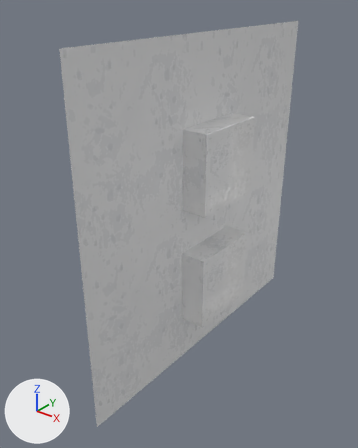
One commit to the FBX model Assets/01.Scene/Jiwoon/Meshes/City/TileAPunchTop_SM.fbx: the scene before it, then after it.
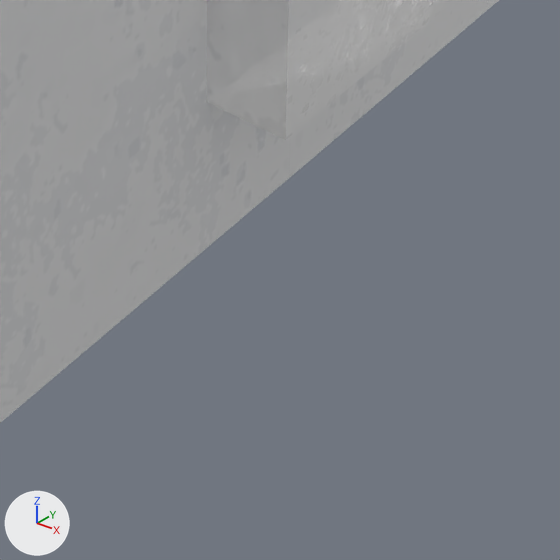
Each version is shown whole from a camera (50 mm lens) standing at (7.97, 106.35, 13.43) and looking at (3.6, 111.81, 10.04), then close up on the part from 36% to 76% of the width and 65% to 97% of the height. Every picture has the same lights, and +X, +Y and +Z are marked at lower left. The last two pictures show the newer version. Where no turn or scale is listed for an object, it has been applied to the vertices.

The scene before the commit, as lines of its bpy script (objects in view):
```python
me_cube_380 = bpy.data.meshes.new('Cube.380')
me_cube_380.from_pydata(...)  # 36 vertices, 26 faces; spans x 0.0..0.41, y 0.0..5.2, z 0.0..5.2
me_cube_380.materials.append(mat_j_ob_001)
ob_tileapunchtop_sm = bpy.data.objects.new('TileAPunchTop_SM', me_cube_380)
ob_tileapunchtop_sm.location = (3.796, 109.664, 7.647)
```
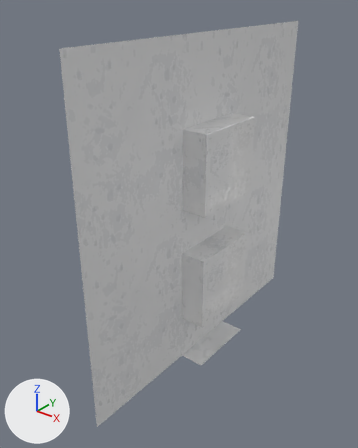
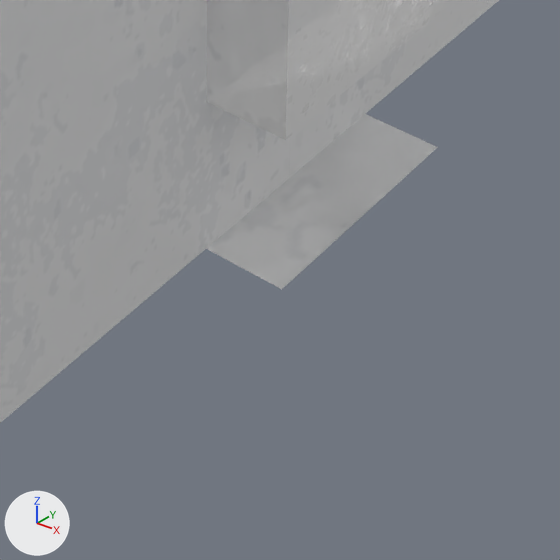
Boxes [x1, y1, x2, y2] around the edits, measured in the close-ups (560 x 560 px):
part 1 of me_cube_380, added
    after: [206, 114, 438, 289]

Edits to the bpy script that builds the scene:
```text
Change me_cube_380:
    used by ob_tileapunchtop_sm; location = (3.796, 109.664, 7.647)
    verts and faces of me_cube_380; kept vertices keep their numbers, new ones are numbered from 36
    remove me_cube_380.from_pydata(...)  # 36 vertices, 26 faces; spans x 0.0..0.41, y 0.0..5.2, z 0.0..5.2
    add me_cube_380.from_pydata(...)  # 42 vertices, 28 faces; spans x 0.0..0.41, y 0.0..5.2, z 0.0..5.2
    me_cube_380 part 1
    add verts[36] = (0.0, 2.6, 0.0)  # pixel (289, 177)
    add verts[37] = (0.0, 3.22, 0.0)  # pixel (365, 113)
    add verts[38] = (0.0, 1.98, 0.0)  # pixel (206, 248)
    add for new, old in zip([39, 40, 41], [36, 37, 38]): verts[new] = verts[old] + (0.41, 0.0, 0.0)
    add faces += [(36, 37, 40, 39), (36, 39, 41, 38)]
```
